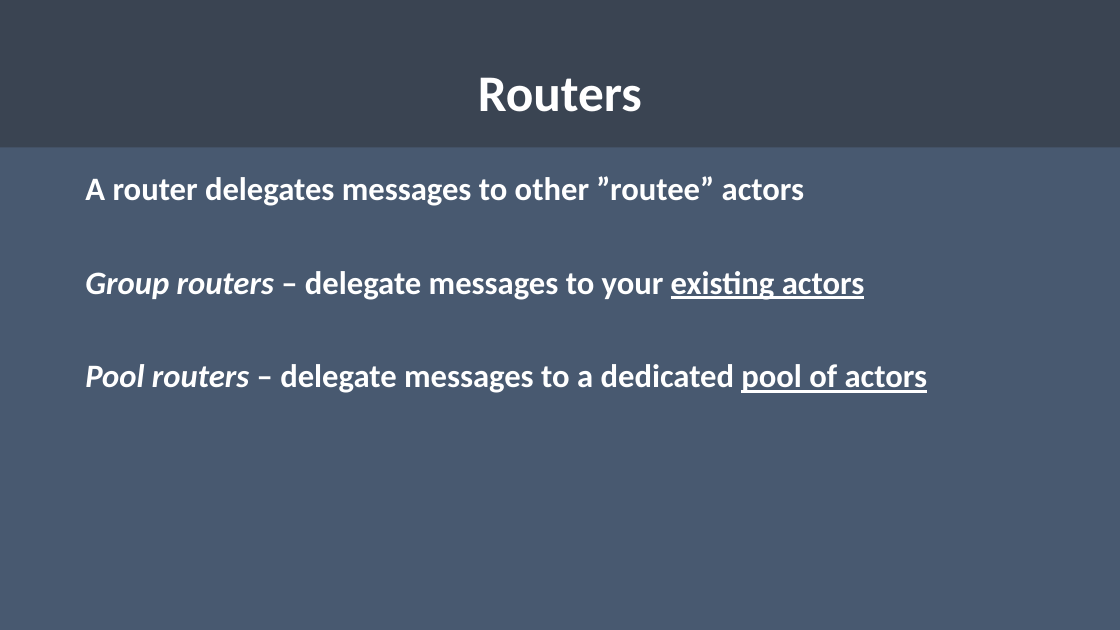
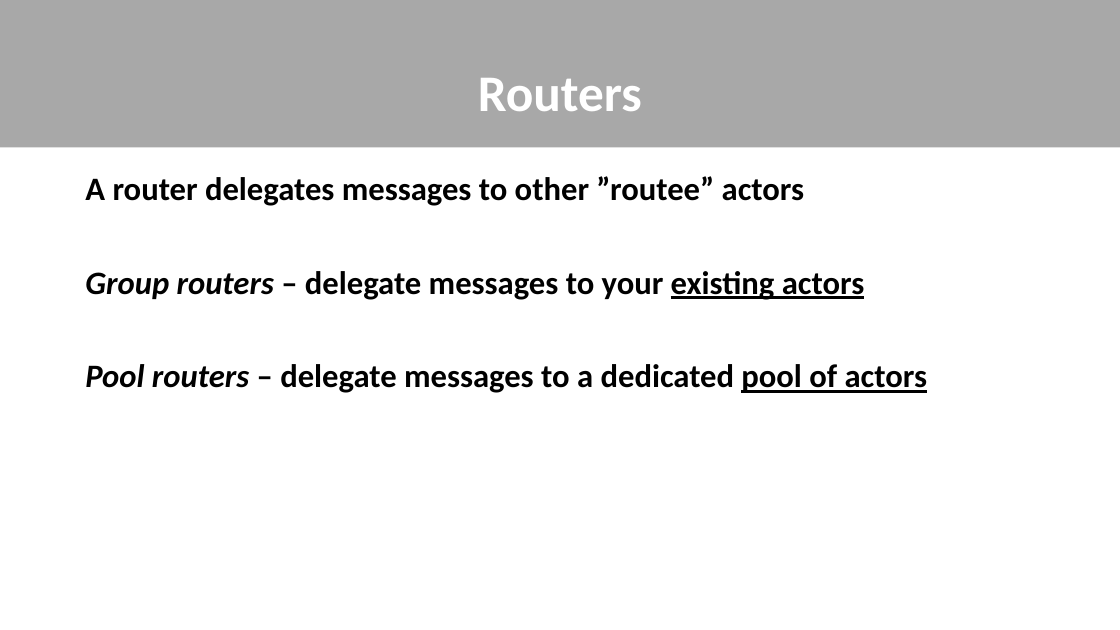
Before and after one commit to rogeralsing/Presentations, a slide deck: slide 25 of ProtoActor/TV4/protoactor.pptx. Drawn at 1120x630 pixels with LibreOffice and Linux fonts; fonts in the diff are those of the drawing. Boxes give left, top, right and bottom in pixels: in the first picture for what was removed or moved away, otherwise in the second. Text is boxed around its words. In the diff, an @@ line names an element or a change of style, - is before the commit and + after.

```diff
--- a/ProtoActor/TV4/protoactor.pptx
+++ b/ProtoActor/TV4/protoactor.pptx
@@ background #485970 to #FFFFFF @@
@@ text "A router delegates messages to ..." at bbox=[85, 176, 928, 393]: text colour #FFFFFF to #000000 @@
```
Also in this commit, not shown: 17 other slides changed.
